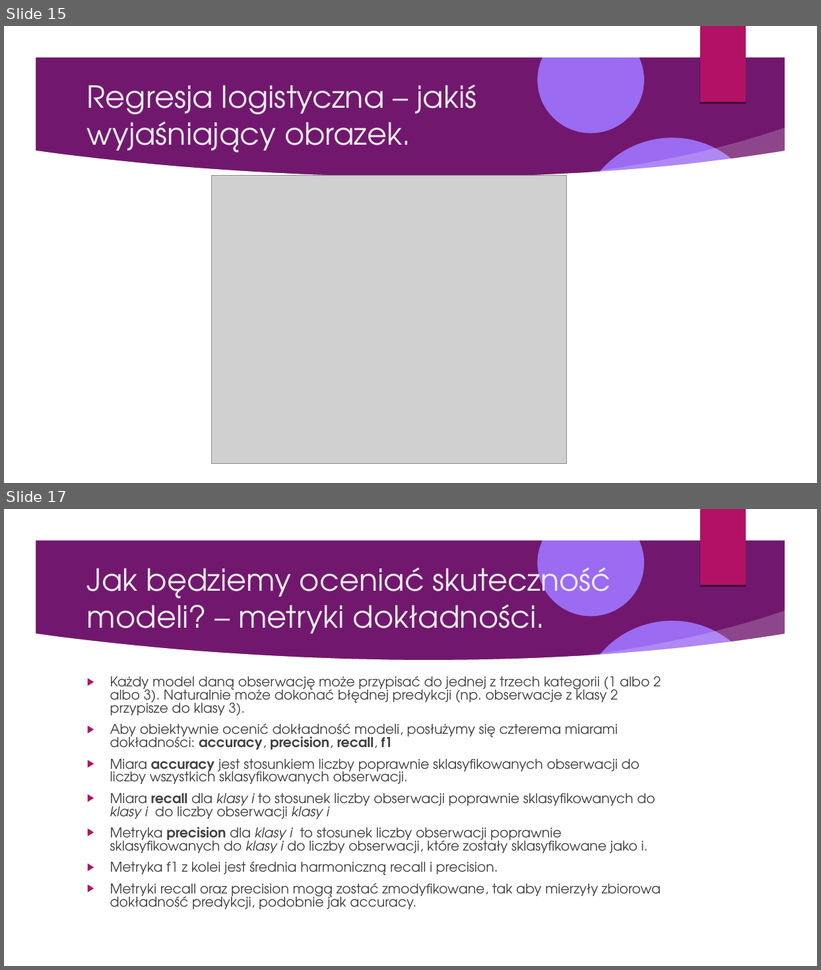
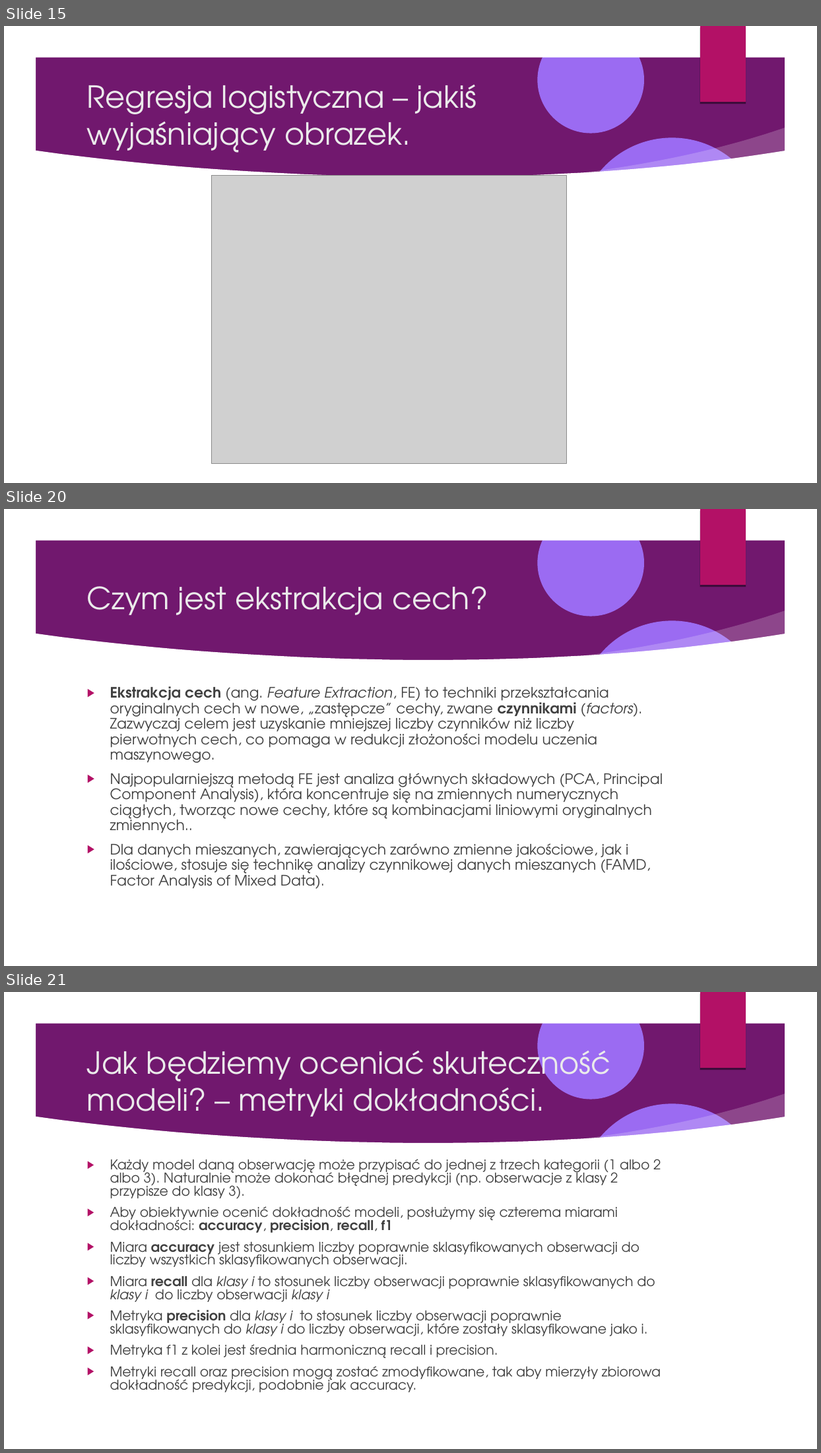
Before and after one commit to Pawel-Tomasz-Nowak/Scientific-collaboration, a slide deck: EmissionAnalysis/Prezentacja projektu.odp. Shown one above the other, each under a label of ours: slides 15 and 17 before the commit, slides 15, 20 and 21 after it; the slides between them are not shown. The pictures are 821x970 and 821x1453 pixels, drawn with LibreOffice and Linux fonts; fonts in the diff are those of the drawing; grey boxes stand for pictures; background and template pictures are left out. Boxes give left, top, right and bottom in pixels: in the first picture for what was removed or moved away, otherwise in the second. Text is boxed around its words. In the diff, an @@ line names an element or a change of style, - is before the commit and + after.

```diff
--- a/EmissionAnalysis/Prezentacja projektu.odp
+++ b/EmissionAnalysis/Prezentacja projektu.odp
@@ slide 20 added at box(4, 509, 817, 966), background picture (left out); not listed: 9 template elements that a slide beside it also shows @@
@@ title added at box(87, 586, 488, 615), 36 pt, text #EBEBEB @@
+Czym jest ekstrakcja cech?
@@ text added at box(110, 687, 663, 889), 17 pt, text #404040 @@
+▶ Ekstrakcja cech (ang. Feature Extraction, FE) to techniki przekształcania oryginalnych cech w nowe, „zastępcze” cechy, zwane czynnikami (factors). Zazwyczaj celem jest uzyskanie mniejszej liczby czynników niż liczby pierwotnych cech, co pomaga w redukcji złożoności modelu uczenia maszynowego.
+▶ Najpopularniejszą metodą FE jest analiza głównych składowych (PCA, Principal Component Analysis), która koncentruje się na zmiennych numerycznych ciągłych, tworząc nowe cechy, które są kombinacjami liniowymi oryginalnych zmiennych..
+▶ Dla danych mieszanych, zawierających zarówno zmienne jakościowe, jak i ilościowe, stosuje się technikę analizy czynnikowej danych mieszanych (FAMD, Factor Analysis of Mixed Data).
@@ what was slide 17 is now slide 21 @@
```
Also in this commit, not shown: 1 slide changed, 28 other slides added, 3 other files.
